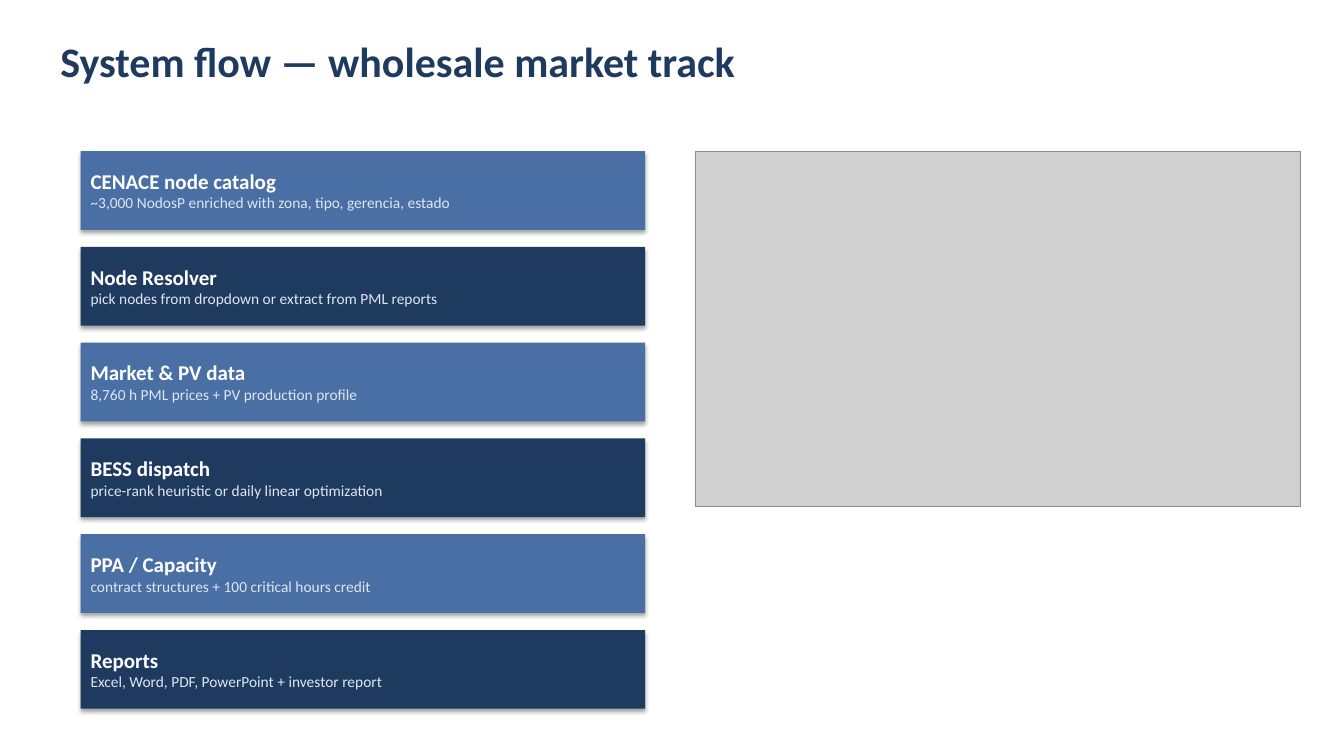
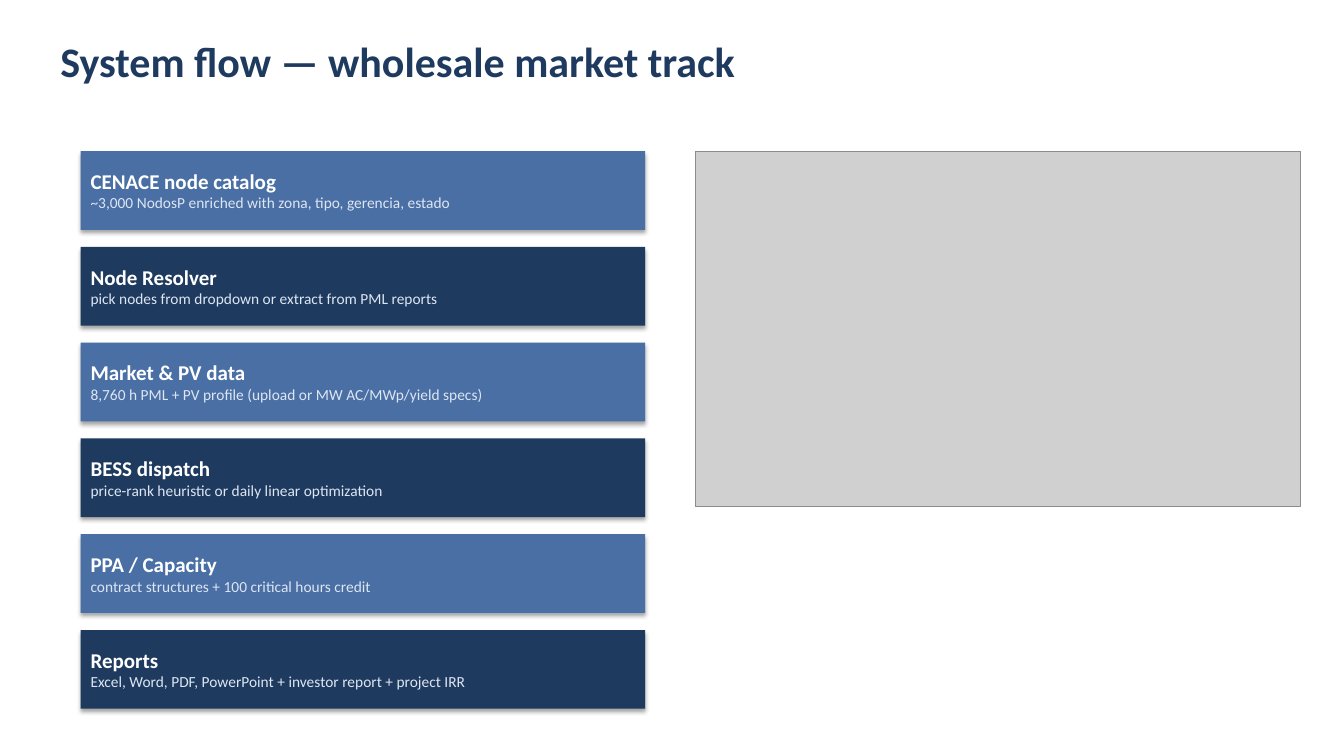
Before and after one commit to claudioalemany-max/Optimus_Mexico, a slide deck: slide 3 of docs/Optimus_Mexico_Presentation.pptx. Drawn at 1344x756 pixels with LibreOffice and Linux fonts; fonts in the diff are those of the drawing; grey boxes stand for pictures. Boxes give left, top, right and bottom in pixels: in the first picture for what was removed or moved away, otherwise in the second. Text is boxed around its words. In the diff, an @@ line names an element or a change of style, - is before the commit and + after.

```diff
--- a/docs/Optimus_Mexico_Presentation.pptx
+++ b/docs/Optimus_Mexico_Presentation.pptx
@@ text in rectangle at (91,389,482,403): text changed @@
-8,760 h PML prices + PV production profile
+8,760 h PML + PV profile (upload or MW AC/MWp/yield specs)
@@ text in rectangle at (91,676,465,690): text changed @@
-Excel, Word, PDF, PowerPoint + investor report
+Excel, Word, PDF, PowerPoint + investor report + project IRR
```
Also in this commit, not shown: 7 other slides changed, 26 other files.
